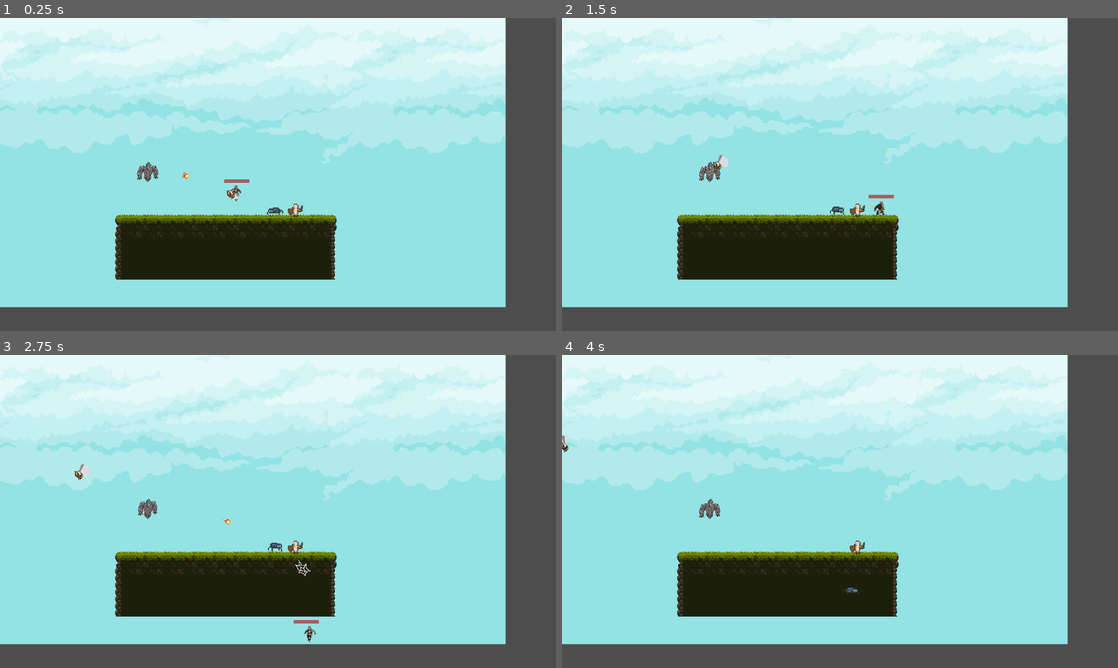
Above: before the commit, frames 1-4 (two rows, left to right).
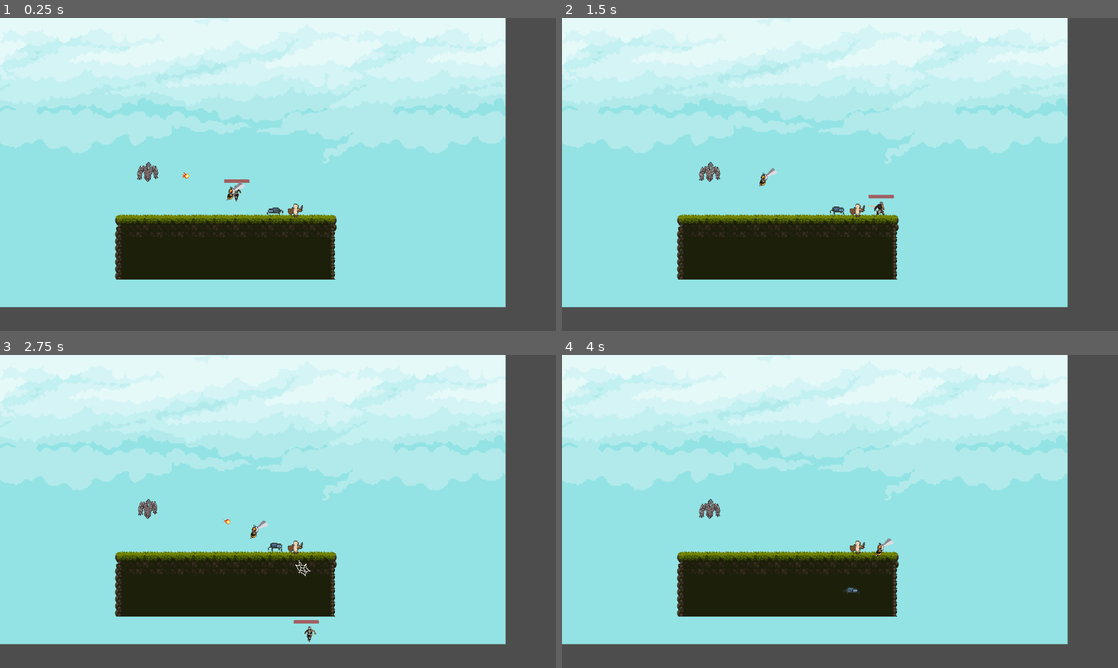
Above: after the commit, the same moments.

Repository: ON1VAS/tesiUni2025
Game: Godot game, scene res://scene/map.tscn
The game is run twice, just before and just after one commit, with the same random seed, the same clock (stepped at 60 frames per second) and the same inputs.
Inputs:
- Up to frame 1 (0.25 s): no input
- Up to frame 2 (1.5 s): tap Enter (ui_accept) at 0.5, 0.77 s; hold D (ui_right) from 0.53 s (still down); tap K (attackfast) at 0.6 s; tap L (attackpesant) at 1.35 s
- Up to frame 3 (2.75 s): tap Enter (ui_accept) at 1.52 s; release D (ui_right) at 2.03 s; hold A (ui_left) from 2.03 s (still down); tap K (attackfast) at 2.1 s
- Up to frame 4 (4 s): release A (ui_left) at 2.78 s; hold D (ui_right) from 2.78 s (still down); tap L (attackpesant) at 2.85 s; tap Enter (ui_accept) at 3.02, 3.77 s; tap K (attackfast) at 3.6 s

The runs differ from the first frame. In frame 1, less than 0.1% of the frame differs, in the area x 40-44%, y 52-59%; in frame 2, 0.2%, in the area x 27-39%, y 43-54%; in frame 3, 0.2%; in frame 4, 0.1%.
Error before the commit: Invalid access to property or key 'sting_attack' on a base object of type 'Dictionary'. (res://script/ape.gd:58)

Commit message:
cambiata logica dell'attacco ape

Diff:
--- a/scene/ape.tscn
+++ b/scene/ape.tscn
@@ -59,6 +59,10 @@
 
 [sub_resource type="AtlasTexture" id="AtlasTexture_k856h"]
 atlas = ExtResource("4_qg2cn")
+region = Rect2(192, 0, 64, 64)
+
+[sub_resource type="AtlasTexture" id="AtlasTexture_mbk40"]
+atlas = ExtResource("1_4ticg")
 region = Rect2(192, 0, 64, 64)
 
 [sub_resource type="SpriteFrames" id="SpriteFrames_2gki6"]
@@ -124,6 +128,14 @@
 "loop": true,
 "name": &"move",
 "speed": 10.0
+}, {
+"frames": [{
+"duration": 1.0,
+"texture": SubResource("AtlasTexture_mbk40")
+}],
+"loop": true,
+"name": &"sting_attack",
+"speed": 5.0
 }]
 
 [sub_resource type="CircleShape2D" id="CircleShape2D_hwon6"]
@@ -141,7 +153,7 @@
 [node name="AnimatedSprite2D" type="AnimatedSprite2D" parent="."]
 texture_filter = 1
 sprite_frames = SubResource("SpriteFrames_2gki6")
-animation = &"move"
+animation = &"sting_attack"
 
 [node name="PlayerDetectionArea" type="Area2D" parent="."]
 collision_layer = 2
--- a/script/ape.gd
+++ b/script/ape.gd
@@ -47,6 +47,7 @@
 # Configurazione hitbox per ogni animazione perchè se cambio gli sprite urlo, accomodiamo per i prossimi attacchi anche
 var attack_properties = {
 	"attack": {"delay": 0.1, "duration": 0.4, "keyframes": [1,3]},
+	"sting_attack": {"delay": 0.1, "duration": 0.4, "keyframes": [1, 3]},
 }
 
 func perform_sting_attack(direction: Vector2):
@@ -67,7 +68,7 @@
 
 func _on_animated_sprite_2d_animation_finished() -> void:
 	if $AnimatedSprite2D.animation in attack_properties.keys():
-		if $AnimatedSprite2D.animation == "sting_attack":
+		if $AnimatedSprite2D.animation == "sting_attack" and is_attacking:
 			return
 		sword_hitbox.disabled = true #Non mi serve più tenerla attiva
 		$AnimatedSprite2D.play("idle")
Not shown: 1 places in scene/ape.tscn that only renumber resources
